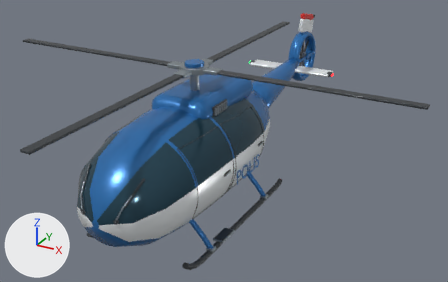
Two versions of the glTF model vehicles/polishelikopter.glb, one commit apart.
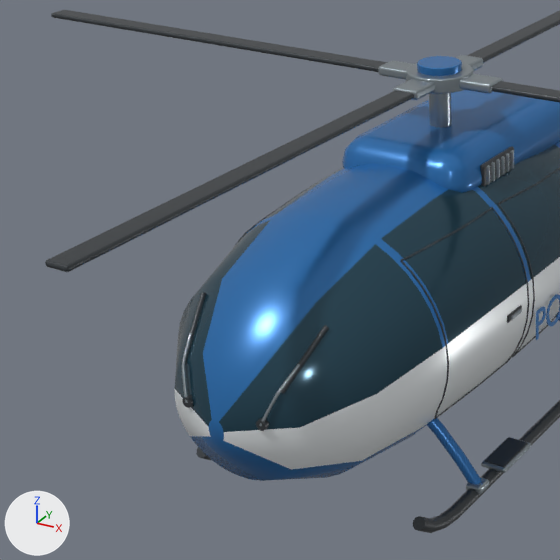
Each version is shown whole from a camera (50 mm lens) standing at (6.08, -10.14, 6.75) and looking at (0.18, 0.6, 1.38), then close up on the part from 0% to 55% of the width and 12% to 100% of the height. The axes (+X, +Y, +Z) are drawn at lower left. The lights are the same throughout. The first two pictures are the older version. Where no turn or scale is listed for an object, it has been applied to the vertices. Vertices at exactly the same position are counted once.

Names of what the first close-up shows: 'Cabin door seam.002', 'Glazed passenger fuselage', 'Landing skid cross brace.002', 'Main blade', 'Main blade.001', 'Main blade.002', 'Main blade.003', 'Main rotor cap', 'Main rotor hub', 'Mast', 'Tubular landing skid.001', 'Turbine housing' and 26 more.
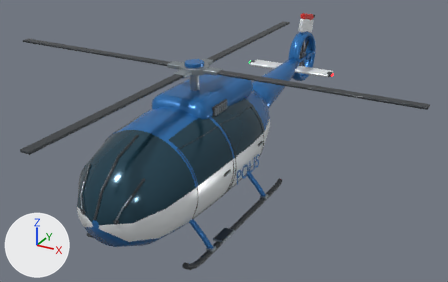
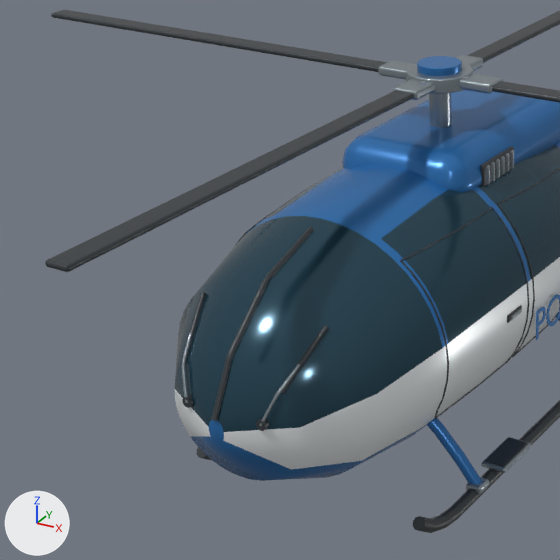
Commit message: Refine the police helicopter windscreen glazing

The change, as JSON lines over the scene's bpy script:
```json
{"block": "me_glazed_passenger_fuselage", "where": "me_glazed_passenger_fuselage.from_pydata(...)  # 480 vertices, 956 faces; spans x -1.14..1.14, y -3.45..2.3, z 0.47..2.65"}
{"block": "me_glazed_passenger_fuselage", "where": "# used by ob_glazed_passenger_fuselage; location = (0.0, 0.0, 0.0)"}
{"block": "me_glazed_passenger_fuselage", "change": "me_glazed_passenger_fuselage part 1: 36 faces spanning x -0.49..0.49, y -3.45..-2.05, z 1.48..2.55 switch from mat_polis_blue_lacquer (blue #2c73b5) to mat_smoked_canopy (dark blue #284a5a)"}
{"op": "add", "block": "me_windscreen_center_mullion", "code": ["me_windscreen_center_mullion = bpy.data.meshes.new('Windscreen center mullion')", "me_windscreen_center_mullion.from_pydata(...)  # 410 vertices, 816 faces; spans x -0.023..0.023, y -3.479..-2.175, z 1.479..2.531", "me_windscreen_center_mullion.materials.append(mat_graphite_composite)  # dark grey #353a3f"]}
{"op": "add", "block": "ob_windscreen_center_mullion", "code": ["ob_windscreen_center_mullion = bpy.data.objects.new('Windscreen center mullion', me_windscreen_center_mullion)", "ob_windscreen_center_mullion.location = (0.0, 0.0, 0.0)"]}
```

Changed parts and their boxes (x1, y1, x2, y2) in the close-ups (560 x 560 px):
```json
{"object": "Windscreen center mullion", "change": "added", "after": [211, 227, 314, 421]}
{"part": 1, "of": "me_glazed_passenger_fuselage", "change": "recoloured", "before": [203, 216, 375, 422], "after": [203, 216, 375, 422], "on screen": "blue to dark blue"}
```
